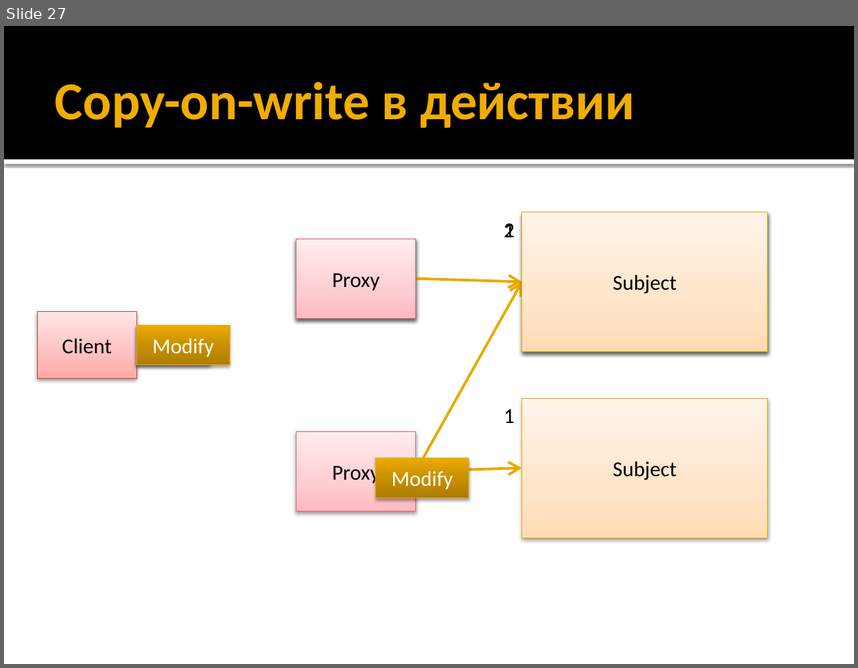
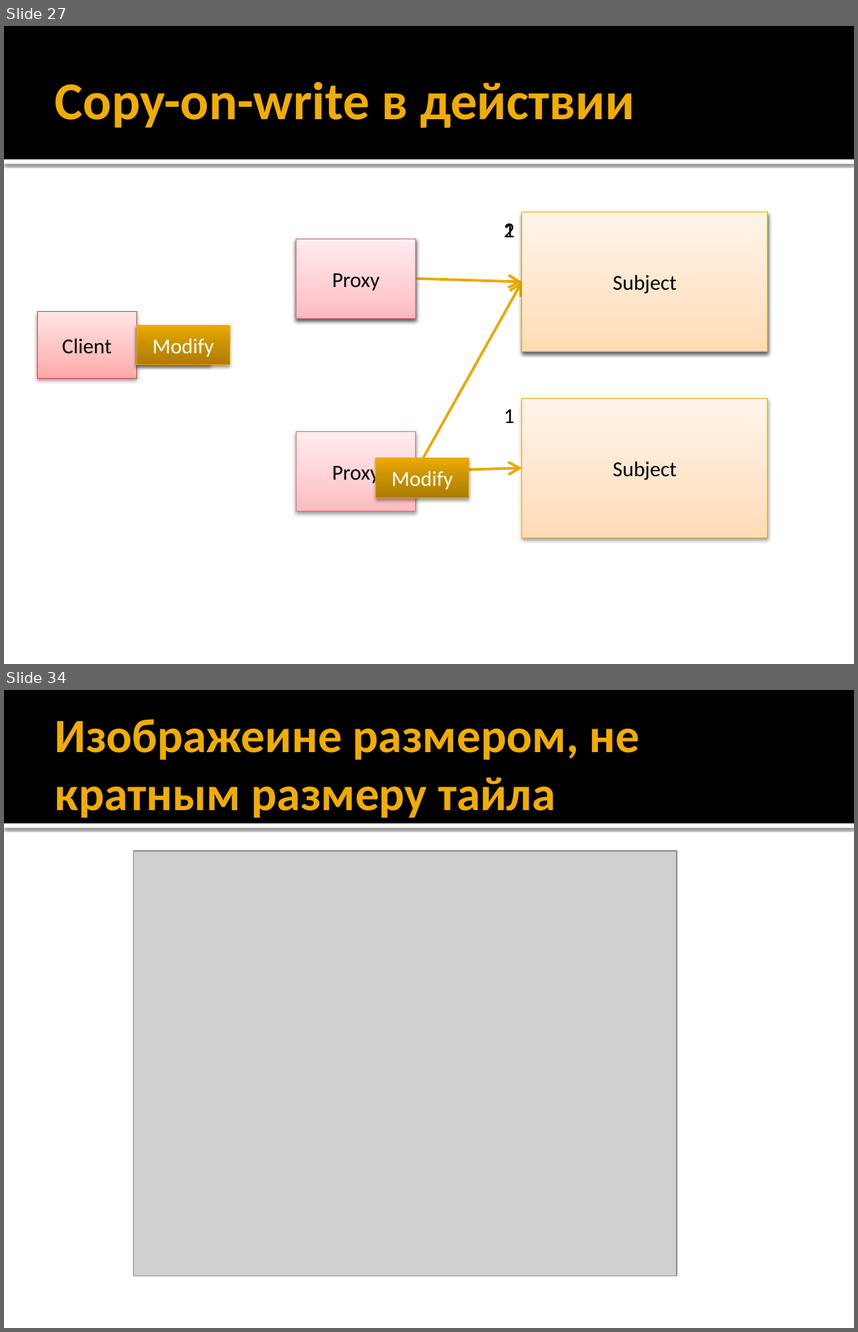
Before and after one commit to alexey-malov/ood, a slide deck: lectures/12.proxy/proxy.pptx. Shown one above the other, each under a label of ours: slide 27 before the commit, slides 27 and 34 after it; the slides between them are not shown. The pictures are 858x668 and 858x1332 pixels, drawn with LibreOffice and Linux fonts; fonts in the diff are those of the drawing; grey boxes stand for pictures. Boxes give left, top, right and bottom in pixels: in the first picture for what was removed or moved away, otherwise in the second. Text is boxed around its words. In the diff, an @@ line names an element or a change of style, - is before the commit and + after.

```diff
--- a/lectures/12.proxy/proxy.pptx
+++ b/lectures/12.proxy/proxy.pptx
@@ slide 34 added at [4,690,854,1328], background #FFFFFF; not listed: 2 template elements that a slide beside it also shows @@
@@ title added at [55,719,639,818], 40.5 pt, text #F0AD00, bold @@
+Изображеине размером, не кратным размеру тайла
@@ picture added at [133,851,677,1276] @@
```
Also in this commit, not shown: 4 slides changed, 20 other slides added, 1 other file.
